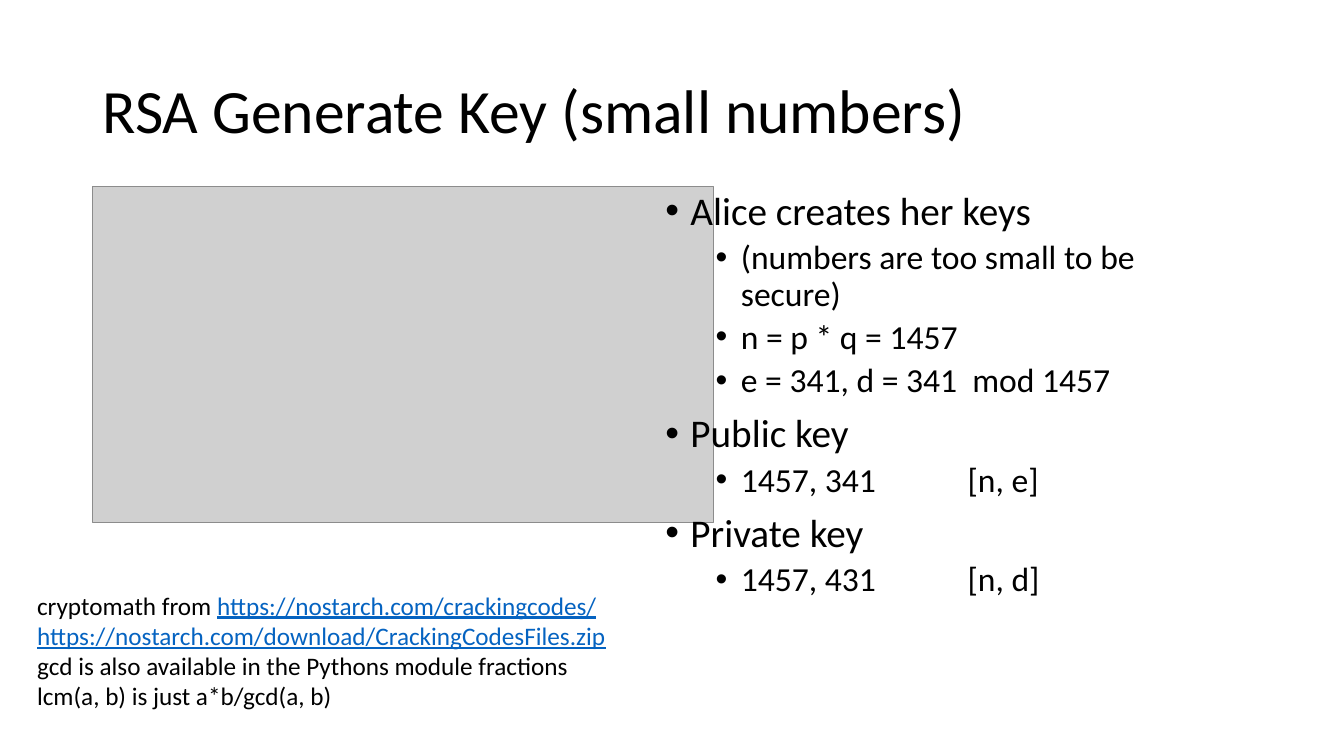
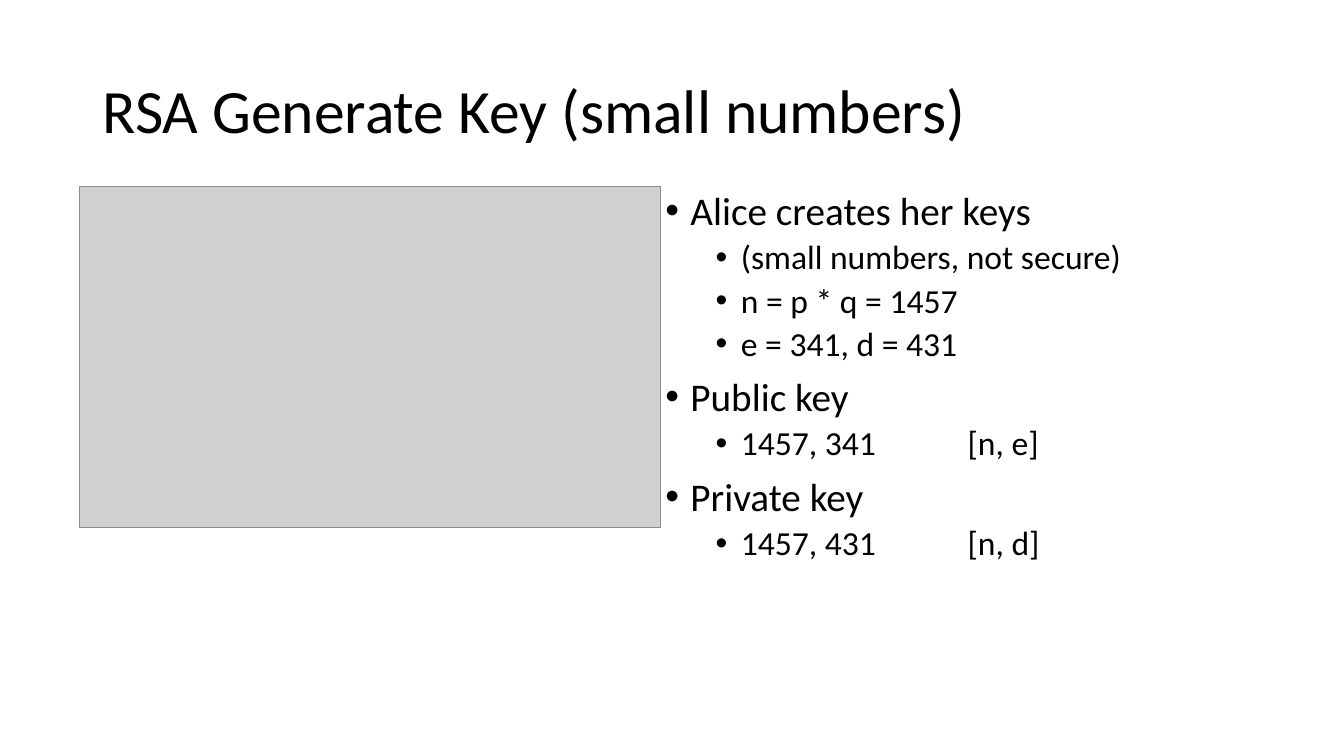
Before and after one commit to john-r2/CyberSec-Modules, a slide deck: slide 12 of 5.Crypto/Cryptology4-Public-Key-Intro-RSA.pptx. Drawn at 1344x756 pixels with LibreOffice and Linux fonts; fonts in the diff are those of the drawing; grey boxes stand for pictures. Boxes give left, top, right and bottom in pixels: in the first picture for what was removed or moved away, otherwise in the second. Text is boxed around its words. In the diff, an @@ line names an element or a change of style, - is before the commit and + after.

```diff
--- a/5.Crypto/Cryptology4-Public-Key-Intro-RSA.pptx
+++ b/5.Crypto/Cryptology4-Public-Key-Intro-RSA.pptx
@@ picture: place and size @@
-picture at [93, 187, 714, 522]
+picture at [80, 187, 661, 528]
@@ text at [741, 244, 1121, 274]: text changed @@
-  • (numbers are too small to be secure)
+  • (small numbers, not secure)
@@ text at [741, 332, 957, 360]: text changed @@
-  • e = 341, d = 341 mod 1457
+  • e = 341, d = 431
@@ text removed at [37, 597, 605, 710] @@
-cryptomath from https://nostarch.com/crackingcodes/
-https://nostarch.com/download/CrackingCodesFiles.zip
-gcd is also available in the Pythons module fractions
-lcm(a, b) is just a*b/gcd(a, b)
```
Also in this commit, not shown: 4 other slides changed, 32 other files.
